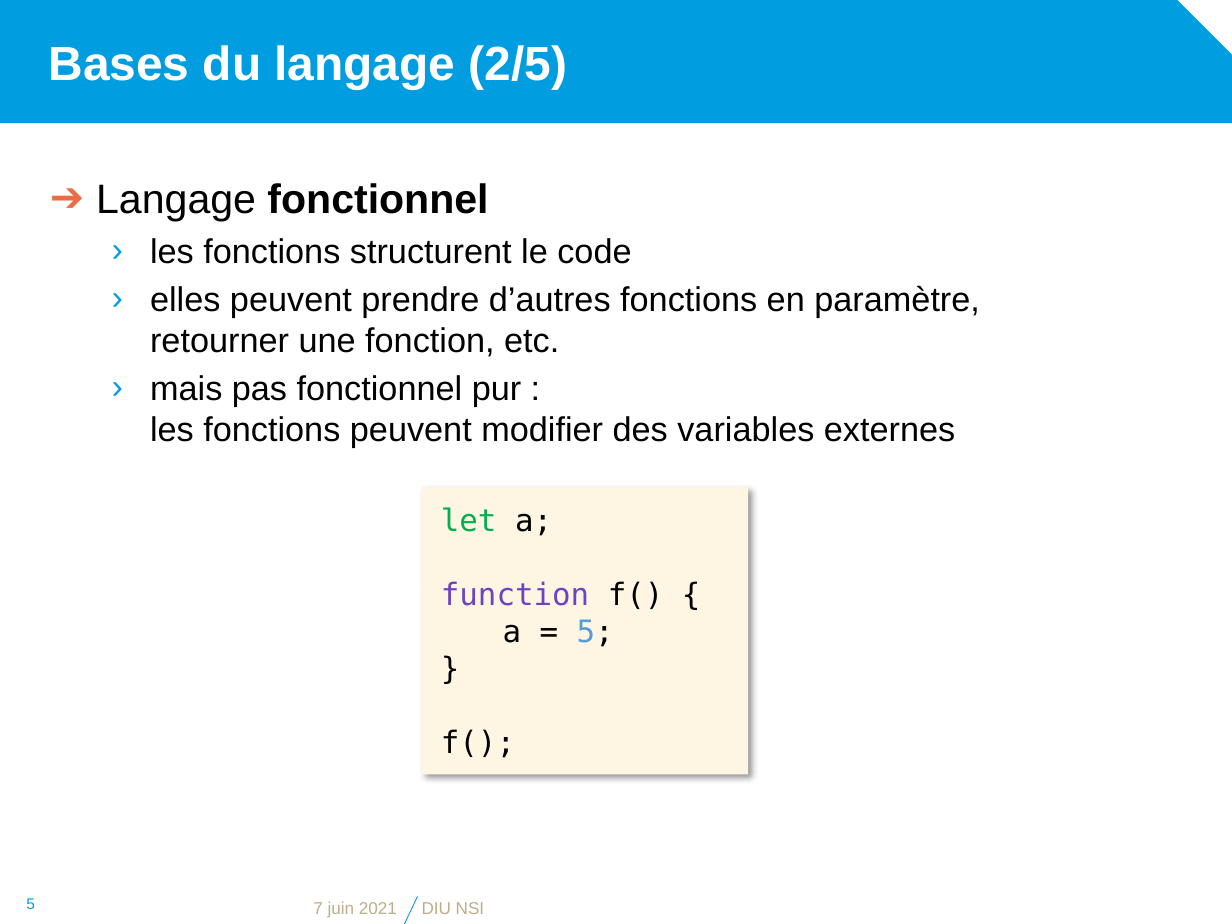
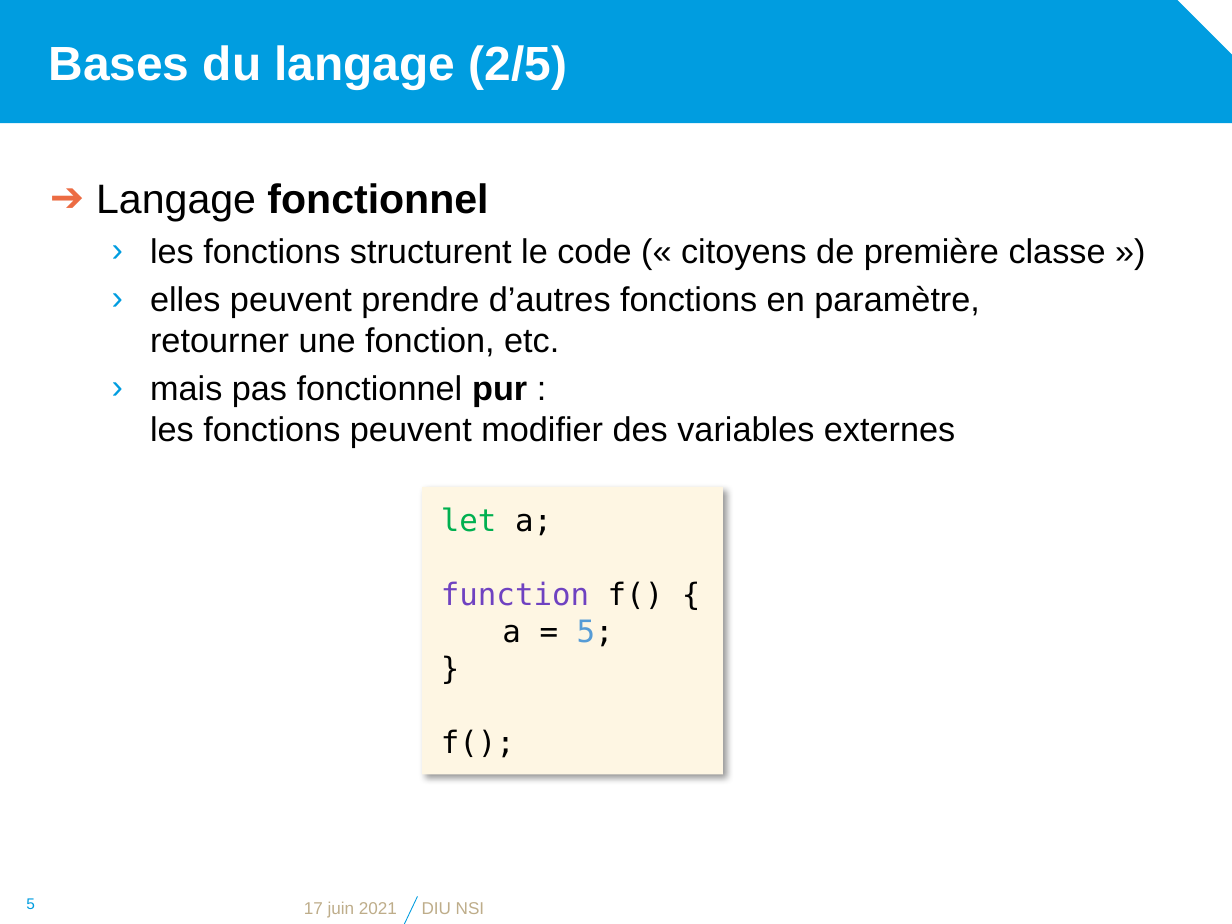
Before and after one commit to diu-uf-bordeaux/bloc1, a slide deck: slide 5 of web/4-JS/JavaScript.pptx. Drawn at 1232x924 pixels with LibreOffice and Linux fonts; fonts in the diff are those of the drawing; background and template pictures are left out. Boxes give left, top, right and bottom in pixels: in the first picture for what was removed or moved away, otherwise in the second. Text is boxed around its words. In the diff, an @@ line names an element or a change of style, - is before the commit and + after.

```diff
--- a/web/4-JS/JavaScript.pptx
+++ b/web/4-JS/JavaScript.pptx
@@ text at <box>150,237,1106,269</box>: text changed @@
-  › les fonctions structurent le code
+  › les fonctions structurent le code (« citoyens de première classe »)
@@ text at <box>150,375,955,447</box>: bold on in "pur" @@
@@ rectangle "let a;": place and size @@
-rectangle "let a;" at <box>423,487,749,774</box>
+rectangle "let a;" at <box>423,487,723,774</box>
@@ text at <box>304,901,397,918</box>: text changed @@
-7 juin 2021
+17 juin 2021
```
Also in this commit, not shown: 16 other slides changed, 1 slide added, 6 other files.
